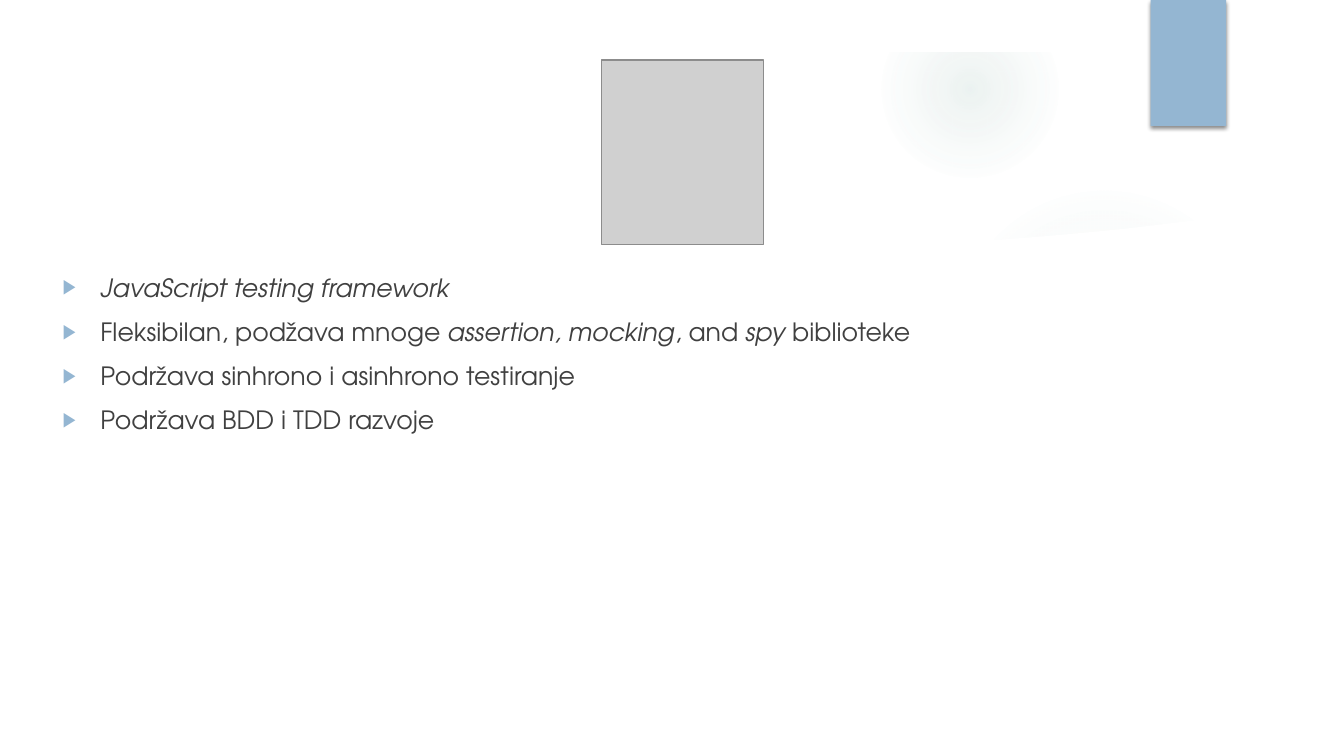
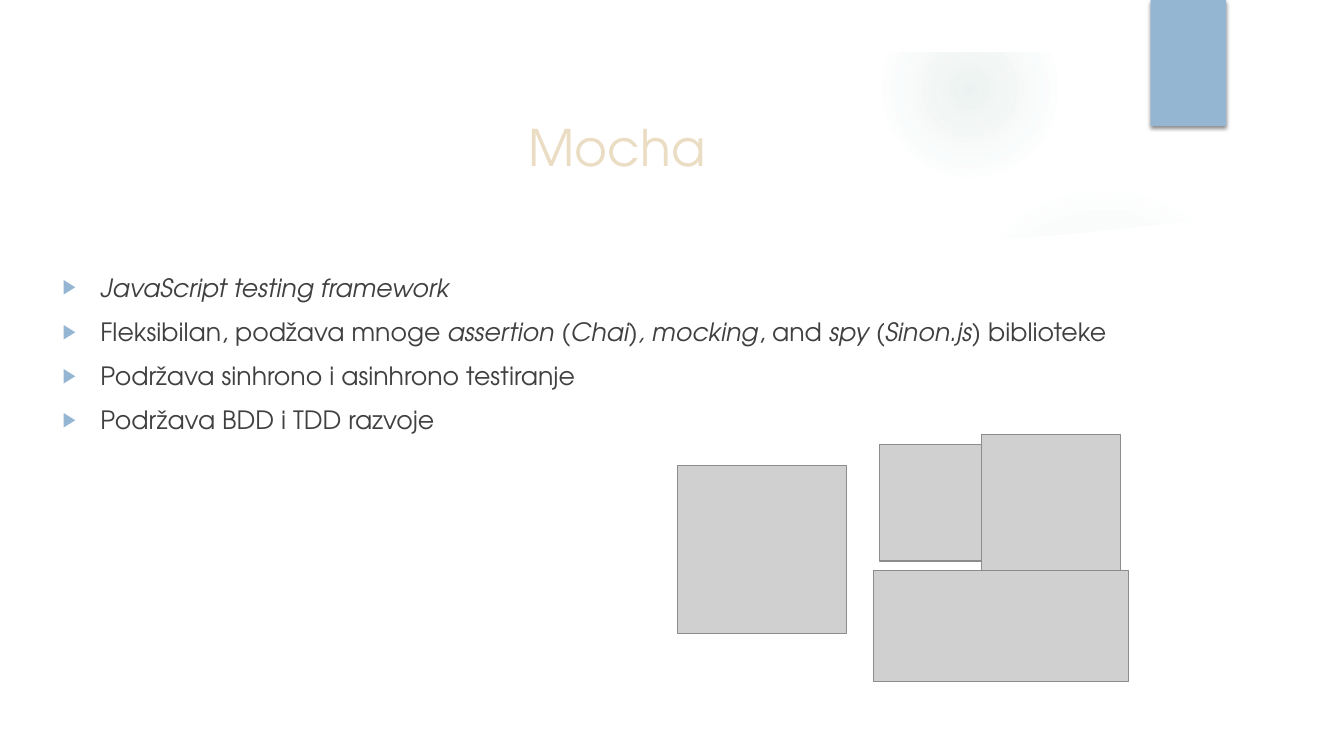
Before and after one commit to vhristov97/Prezentacija, a slide deck: slide 13 of UnitTestingFrameworks_VH_JN.pptx. Drawn at 1344x756 pixels with LibreOffice and Linux fonts; fonts in the diff are those of the drawing; grey boxes stand for pictures; background and template pictures are left out. Boxes give left, top, right and bottom in pixels: in the first picture for what was removed or moved away, otherwise in the second. Text is boxed around its words. In the diff, an @@ line names an element or a change of style, - is before the commit and + after.

```diff
--- a/UnitTestingFrameworks_VH_JN.pptx
+++ b/UnitTestingFrameworks_VH_JN.pptx
@@ title added at (127,107,1093,185), 36 pt, text #EBDDC3 @@
+Mocha
@@ text at (100,322,1106,347): text changed @@
-▶ Fleksibilan, podžava mnoge assertion, mocking, and spy biblioteke
+▶ Fleksibilan, podžava mnoge assertion (Chai), mocking, and spy (Sinon.js) biblioteke
@@ picture: place and size @@
-picture at (601,60,763,245)
+picture at (879,445,982,562)
@@ picture added at (982,436,1121,586) @@
@@ picture added at (679,465,847,633) @@
@@ picture added at (873,571,1129,682) @@
```
Also in this commit, not shown: 12 other slides changed.
